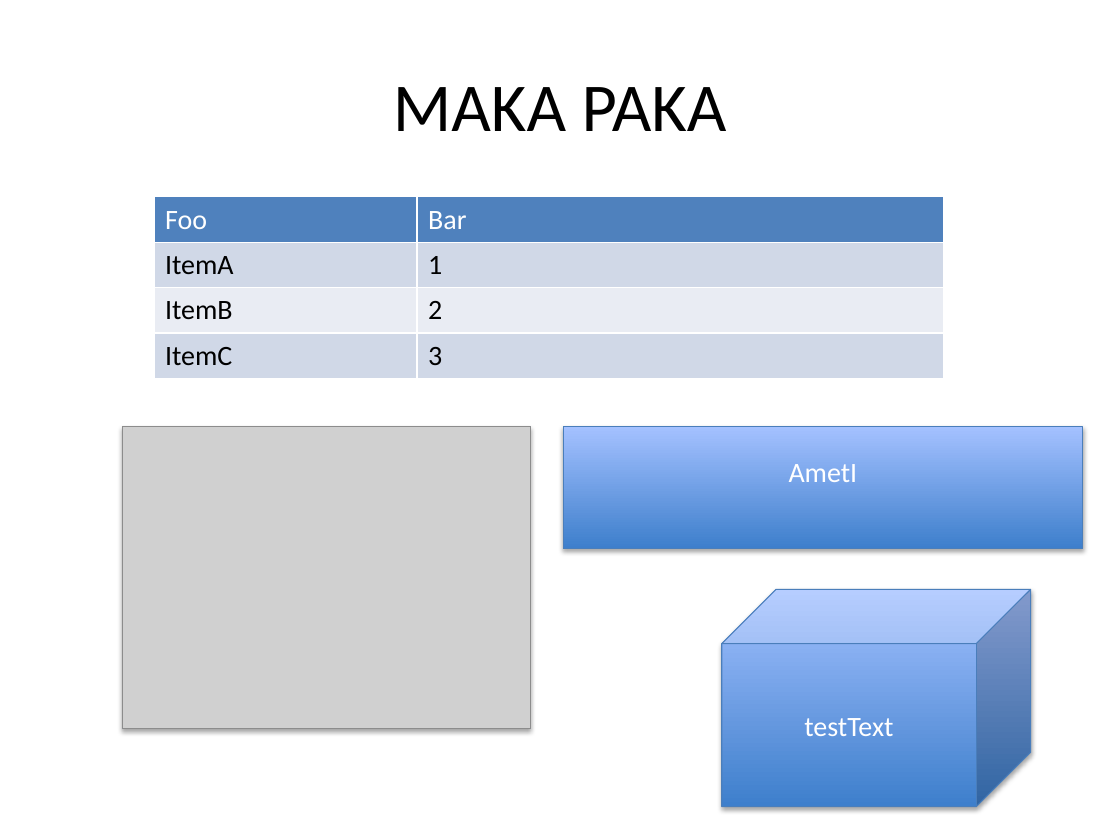
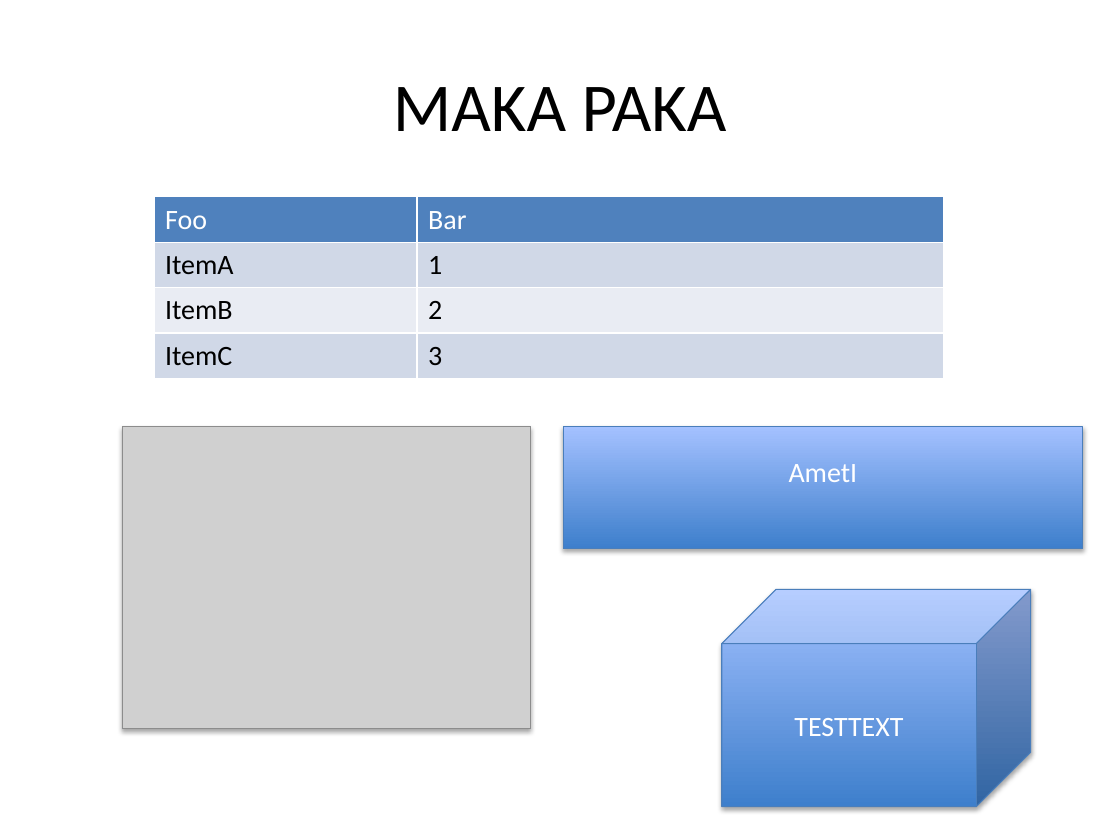
Before and after one commit to purplecode/espresso, a slide deck: slide 2 of output.pptx (slide 1 before the commit). Drawn at 1120x840 pixels with LibreOffice and Linux fonts; fonts in the diff are those of the drawing; grey boxes stand for pictures. Boxes give left, top, right and bottom in pixels: in the first picture for what was removed or moved away, otherwise in the second. Text is boxed around its words. In the diff, an @@ line names an element or a change of style, - is before the commit and + after.

```diff
--- a/output.pptx
+++ b/output.pptx
@@ text in cube at [794,718,903,736]: text changed @@
-testText
+TESTTEXT
```
Also in this commit, not shown: 1 slide added, 5 other files.
